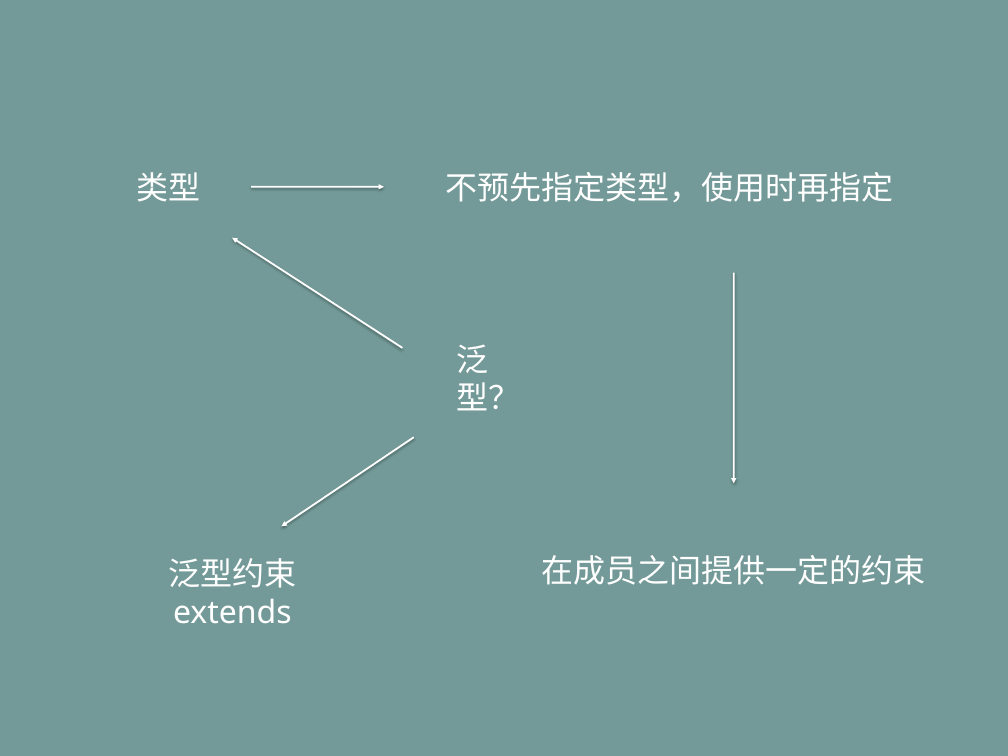
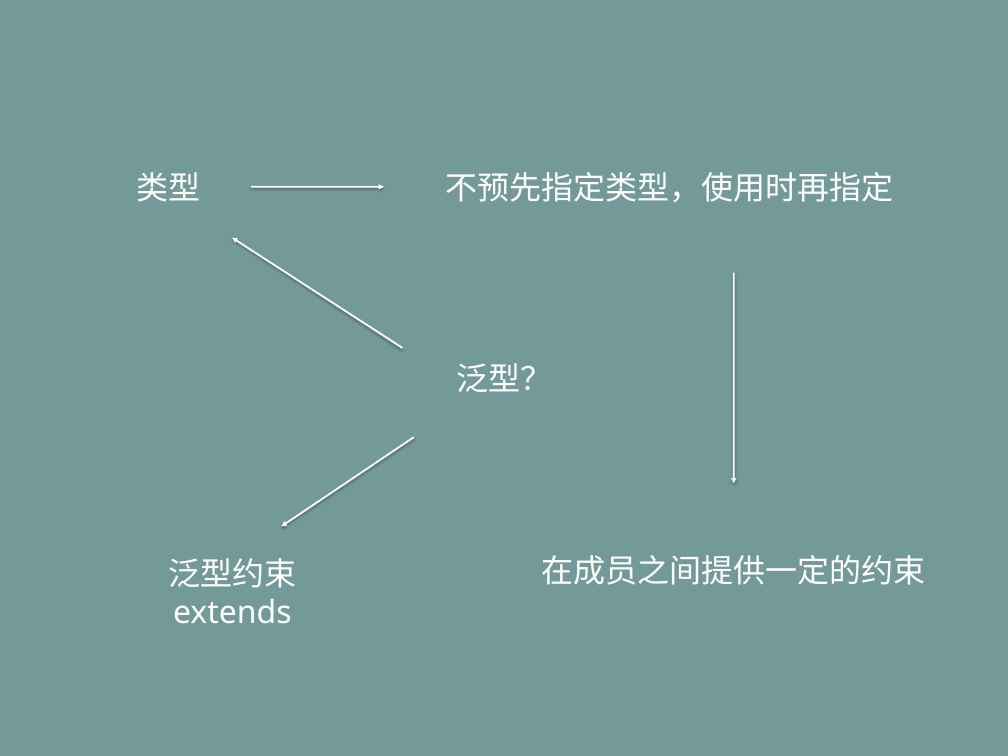
Before and after one commit to life0727/blog, a slide deck: slide 16 of ppt/typescript（二）.pptx. Drawn at 1008x756 pixels with LibreOffice and Linux fonts; fonts in the diff are those of the drawing. Boxes give left, top, right and bottom in pixels: in the first picture for what was removed or moved away, otherwise in the second. Text is boxed around its words. In the diff, an @@ line names an element or a change of style, - is before the commit and + after.

```diff
--- a/ppt/typescript（二）.pptx
+++ b/ppt/typescript（二）.pptx
@@ text "泛型？" rewrapped from [456,344,520,411] to [456,363,552,392] @@
```
Also in this commit, not shown: 1 other slide changed, 1 slide added, 1 slide removed.
